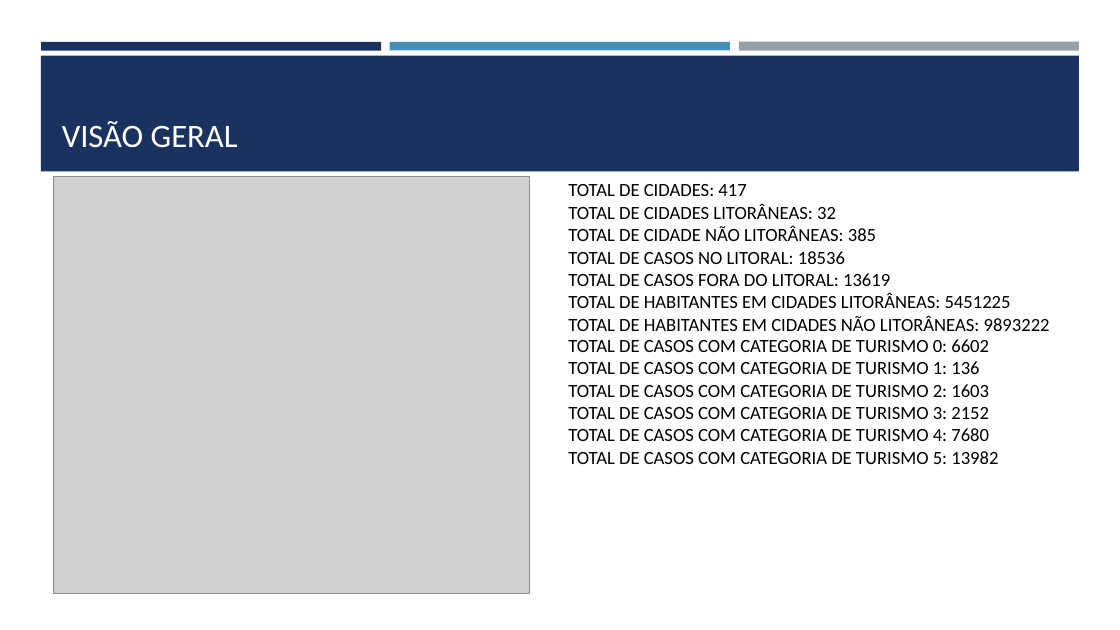
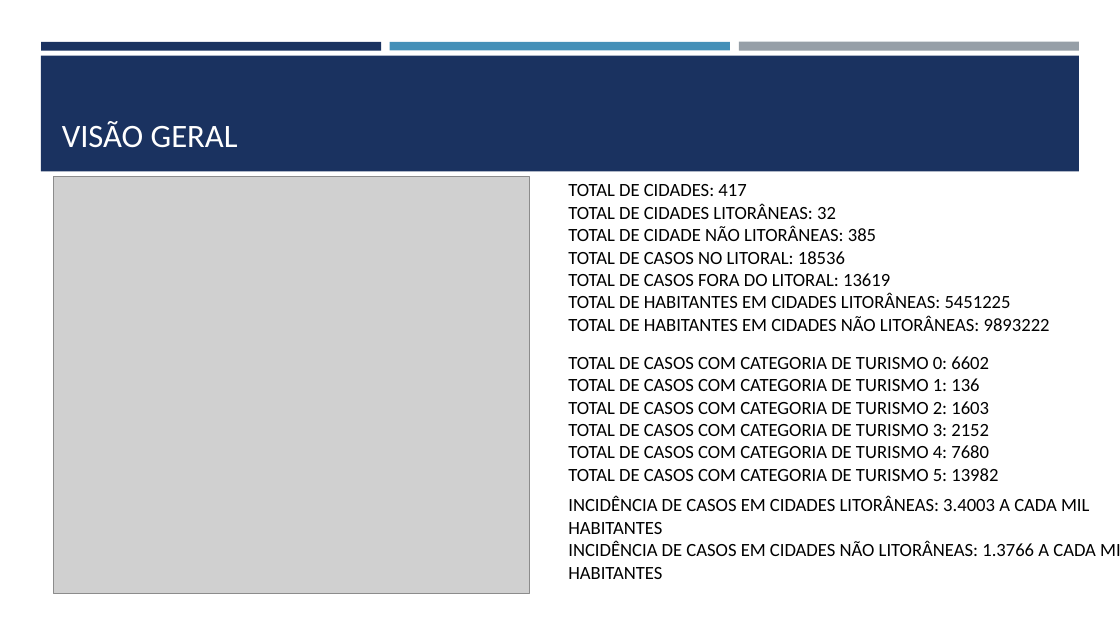
Before and after one commit to LuisClaudioTeixeira/Projeto_IC, a slide deck: slide 2 of Apresentação_dados/Apresentação IC.pptx. Drawn at 1120x630 pixels with LibreOffice and Linux fonts; fonts in the diff are those of the drawing; grey boxes stand for pictures. Boxes give left, top, right and bottom in pixels: in the first picture for what was removed or moved away, otherwise in the second. Text is boxed around its words. In the diff, an @@ line names an element or a change of style, - is before the commit and + after.

Commit message:
Enviando alteração apresentação

```diff
--- a/Apresentação_dados/Apresentação IC.pptx
+++ b/Apresentação_dados/Apresentação IC.pptx
@@ text "TOTAL DE CASOS COM CATEGORIA ...": place and size @@
-text "TOTAL DE CASOS COM CATEGORIA ..." at [568,339,998,464]
+text "TOTAL DE CASOS COM CATEGORIA ..." at [568,356,998,481]
@@ text added at [568,496,1096,579], 16 pt, text #000000 @@
+INCIDÊNCIA DE CASOS EM CIDADES LITORÂNEAS: 3.4003 A CADA MIL HABITANTES
+INCIDÊNCIA DE CASOS EM CIDADES NÃO LITORÂNEAS: 1.3766 A CADA MIL HABITANTES
```
Also in this commit, not shown: 1 other file.
